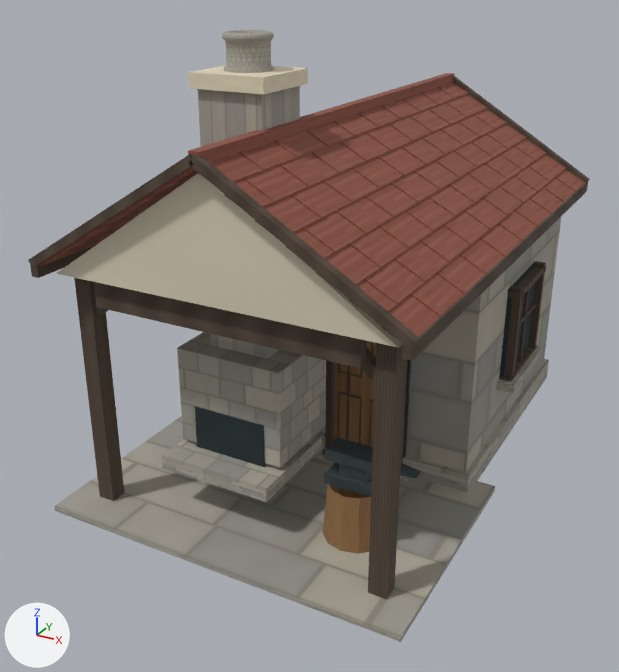
The glTF model assets/source/models/village/forge-crafted.glb: old version first, new version second.
Camera for both pictures: a 50 mm lens placed at (4.8, -9.87, 6.38), pointed at (-0.26, -0.67, 1.78). Arrows for +X, +Y and +Z are at lower left; the lights stay in place. The first picture is the older version. Vertices at exactly the same position are counted once.

Names of what the first picture shows: 'forge authored architecture'.
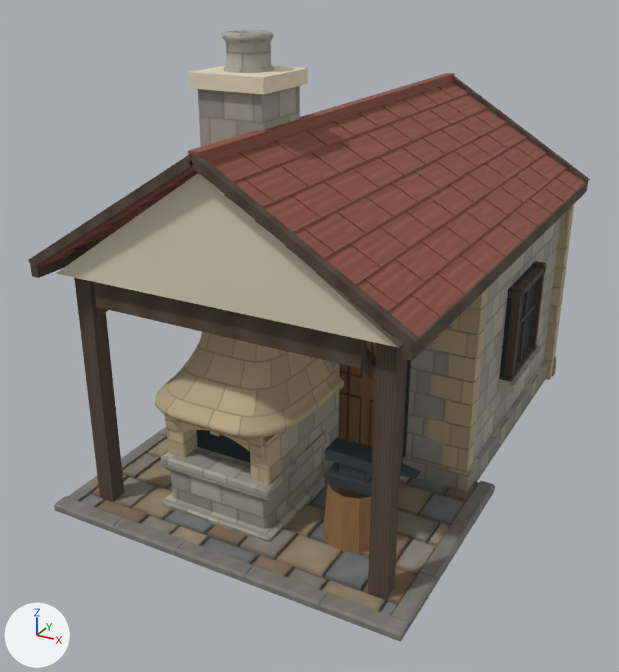
Boxes [x1, y1, x2, y2] around the edits, measured in the pictures (619 x 672 px):
part 1 of me_forge_planar_architecture, added: after [544, 359, 554, 380]
part 2 of me_forge_planar_architecture, added: after [544, 340, 557, 361]
part 3 of me_forge_planar_architecture, added: after [546, 322, 559, 343]
part 4 of me_forge_planar_architecture, added: after [548, 303, 562, 325]
part 5 of me_forge_planar_architecture, added: after [550, 285, 564, 307]
part 6 of me_forge_planar_architecture, added: after [553, 266, 566, 288]
part 7 of me_forge_planar_architecture, added: after [555, 246, 569, 268]
part 8 of me_forge_planar_architecture, added: after [557, 227, 571, 249]
part 9 of me_forge_planar_architecture, added: after [560, 206, 574, 229]
part 10 of me_forge_planar_architecture, added (brown): after [442, 442, 475, 473]
part 11 of me_forge_planar_architecture, added (brown): after [427, 418, 477, 450]
part 12 of me_forge_planar_architecture, rebuilt: before [177, 332, 326, 468]; after [281, 404, 324, 470]
part 13 of me_forge_planar_architecture, built on: before [55, 416, 495, 641]; after [54, 86, 567, 642]
part 14 of me_forge_planar_architecture, surface changed: [225, 32, 408, 481] in both

Patch to the scene script:
```diff
--- a/assets/source/models/village/forge-crafted.glb.py
+++ b/assets/source/models/village/forge-crafted.glb.py
@@ me_forge_planar_architecture @@
-me_forge_planar_architecture.from_pydata(...)  # 1922 vertices, 3018 faces; spans x -2.36..2.36, y -3.5..3.5, z 0.0..5.68
+me_forge_planar_architecture.from_pydata(...)  # 3848 vertices, 6370 faces; spans x -2.36..2.36, y -3.5..3.5, z 0.0..5.68
+# me_forge_planar_architecture part 1: a new loose piece, a box spanning x 1.59..2.15, y 3.17..3.38, z 0.02..0.35, in mat_authored_village_mineral_and_joinery_atlas
+# me_forge_planar_architecture part 2: a new loose piece, a box spanning x 1.81..2.15, y 3.17..3.38, z 0.37..0.67, in mat_authored_village_mineral_and_joinery_atlas
+# me_forge_planar_architecture part 3: a new loose piece, a box spanning x 1.59..2.15, y 3.17..3.38, z 0.69..0.99, in mat_authored_village_mineral_and_joinery_atlas
+# me_forge_planar_architecture part 4: a new loose piece, a box spanning x 1.81..2.15, y 3.17..3.38, z 1.0..1.31, in mat_authored_village_mineral_and_joinery_atlas
+# me_forge_planar_architecture part 5: a new loose piece, a box spanning x 1.59..2.15, y 3.17..3.38, z 1.32..1.63, in mat_authored_village_mineral_and_joinery_atlas
+# me_forge_planar_architecture part 6: a new loose piece, a box spanning x 1.81..2.15, y 3.17..3.38, z 1.64..1.95, in mat_authored_village_mineral_and_joinery_atlas
+# me_forge_planar_architecture part 7: a new loose piece, a box spanning x 1.59..2.15, y 3.17..3.38, z 1.96..2.26, in mat_authored_village_mineral_and_joinery_atlas
+# me_forge_planar_architecture part 8: a new loose piece, a box spanning x 1.81..2.15, y 3.17..3.38, z 2.28..2.58, in mat_authored_village_mineral_and_joinery_atlas
+# me_forge_planar_architecture part 9: a new loose piece, a box spanning x 1.59..2.15, y 3.17..3.38, z 2.6..2.9, in mat_authored_village_mineral_and_joinery_atlas
+# me_forge_planar_architecture part 10: a new loose piece, a box spanning x 1.7..2.04, y -0.66..-0.42, z 0.33..0.67, in mat_authored_village_mineral_and_joinery_atlas
+# me_forge_planar_architecture part 11: a new loose piece, a box spanning x 1.48..2.04, y -0.66..-0.42, z 0.69..0.99, in mat_authored_village_mineral_and_joinery_atlas
+# me_forge_planar_architecture part 12: the loose piece of 8 vertices spanning x -1.11..0.31, y -2.41..-1.27, z 0.86..2.11 is rebuilt with 12 vertices and now spans x -1.11..0.31, y -2.41..-1.31, z 0.8..1.42
+# me_forge_planar_architecture part 13: 12 vertices removed from x -2.36..2.36, y -2.8..-0.4, z 0.02..0.81; 1694 vertices added at x -2.36..2.36, y -3.5..3.46, z 0.0..4.82
+# me_forge_planar_architecture part 14: 494 kept faces spanning x -2.26..2.09, y -2.16..3.25, z 0.0..5.68 get new texture (UV) coordinates
+# other edits to the shape of me_forge_planar_architecture do not show in these pictures
 me_forge_planar_architecture.materials.append(mat_authored_village_mineral_and_joinery_atlas)
```
